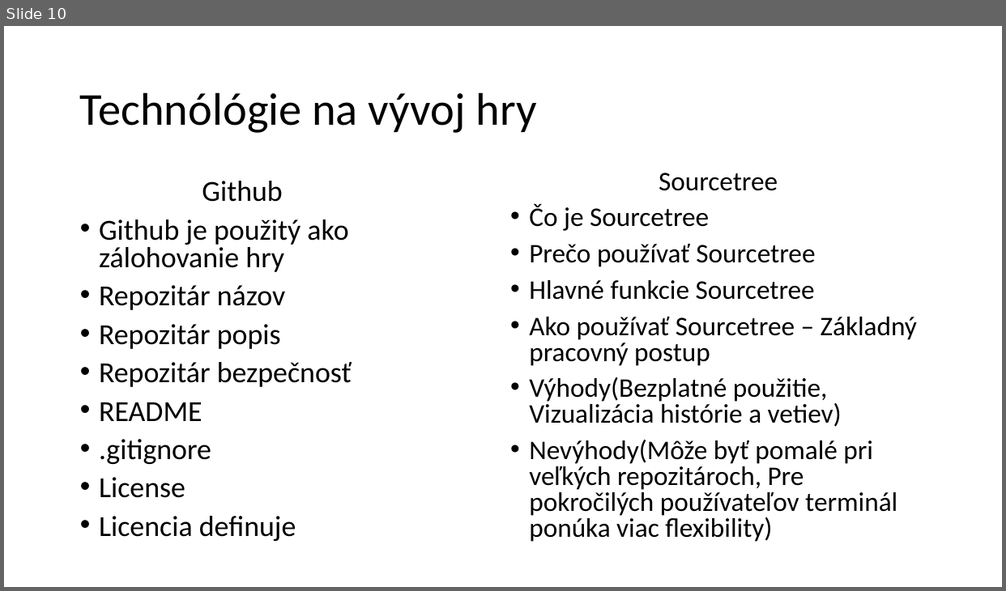
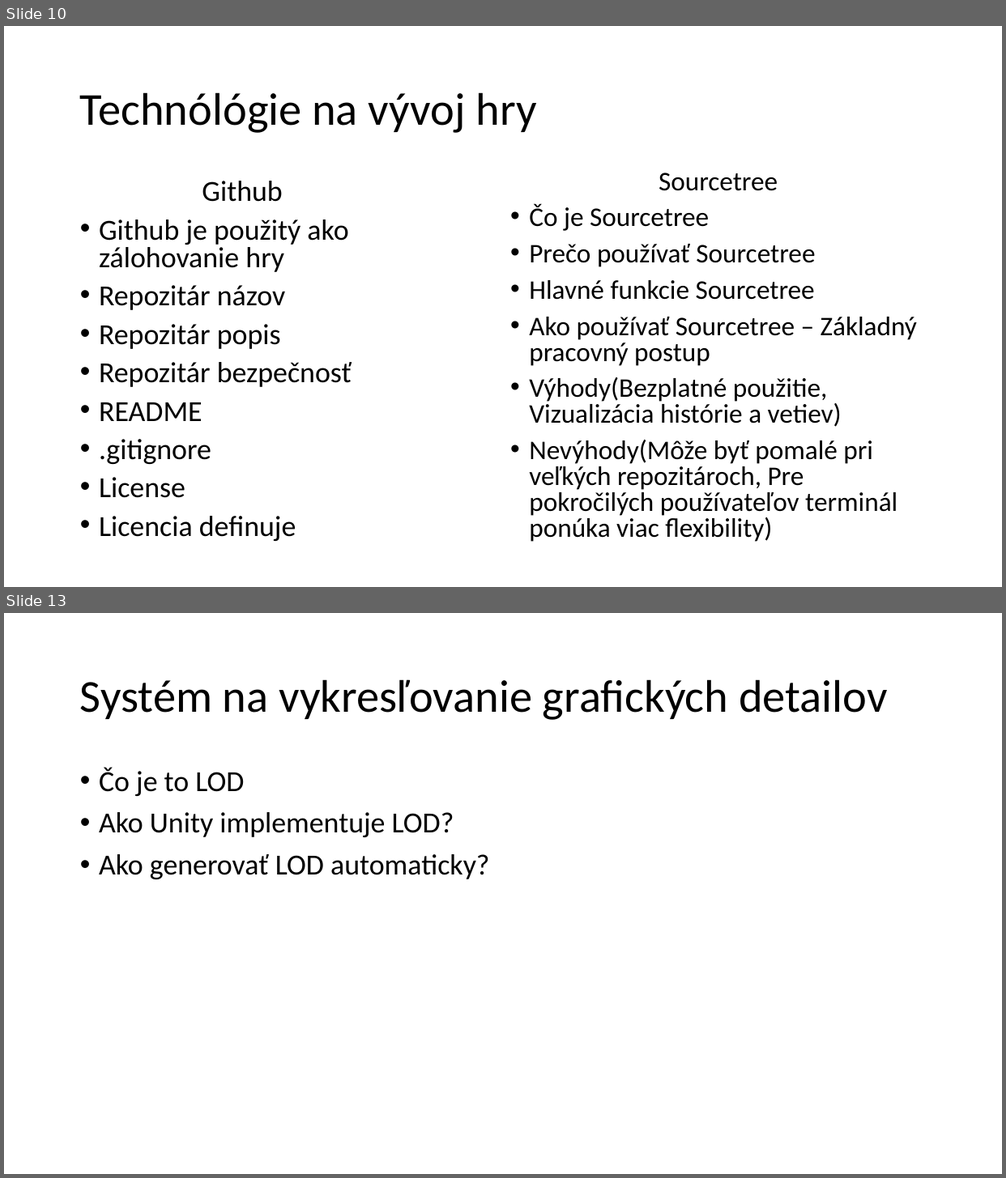
Before and after one commit to sepron777/Project-N, a slide deck: Prez/Projeckt-N.pptx. Shown one above the other, each under a label of ours: slide 10 before the commit, slides 10 and 13 after it; the slides between them are not shown. The pictures are 1006x591 and 1006x1178 pixels, drawn with LibreOffice and Linux fonts; fonts in the diff are those of the drawing. Boxes give left, top, right and bottom in pixels: in the first picture for what was removed or moved away, otherwise in the second. Text is boxed around its words. In the diff, an @@ line names an element or a change of style, - is before the commit and + after.

```diff
--- a/Prez/Projeckt-N.pptx
+++ b/Prez/Projeckt-N.pptx
@@ slide 13 added at [4, 613, 1002, 1174], background #FFFFFF @@
@@ title added at [80, 679, 888, 720], 44 pt, text #000000 @@
+Systém na vykresľovanie grafických detailov
@@ text added at [99, 767, 490, 879], 28 pt, text #000000 @@
+• Čo je to LOD
+• Ako Unity implementuje LOD?
+• Ako generovať LOD automaticky?
```
Also in this commit, not shown: 1 slide changed, 3 other slides added.
